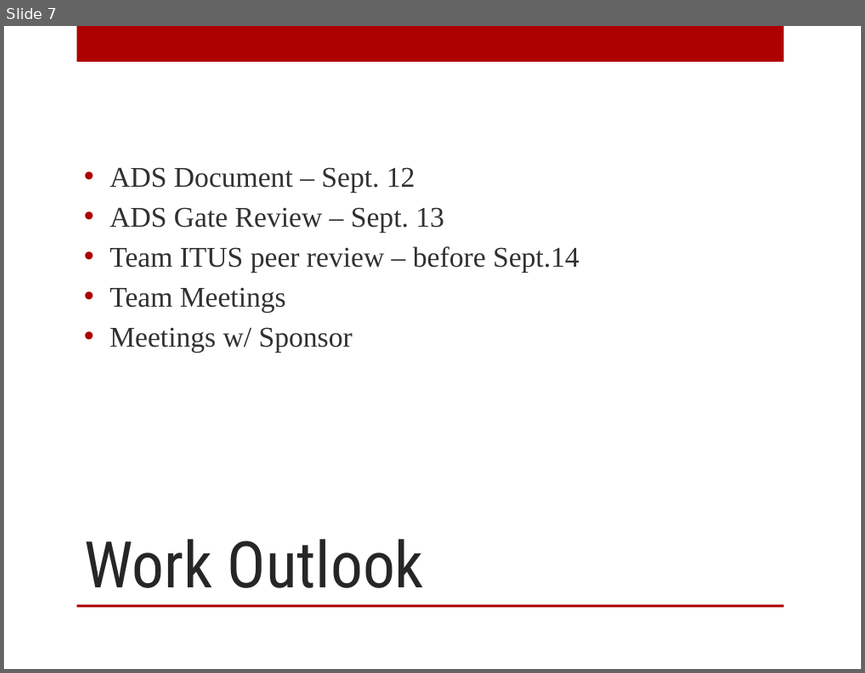
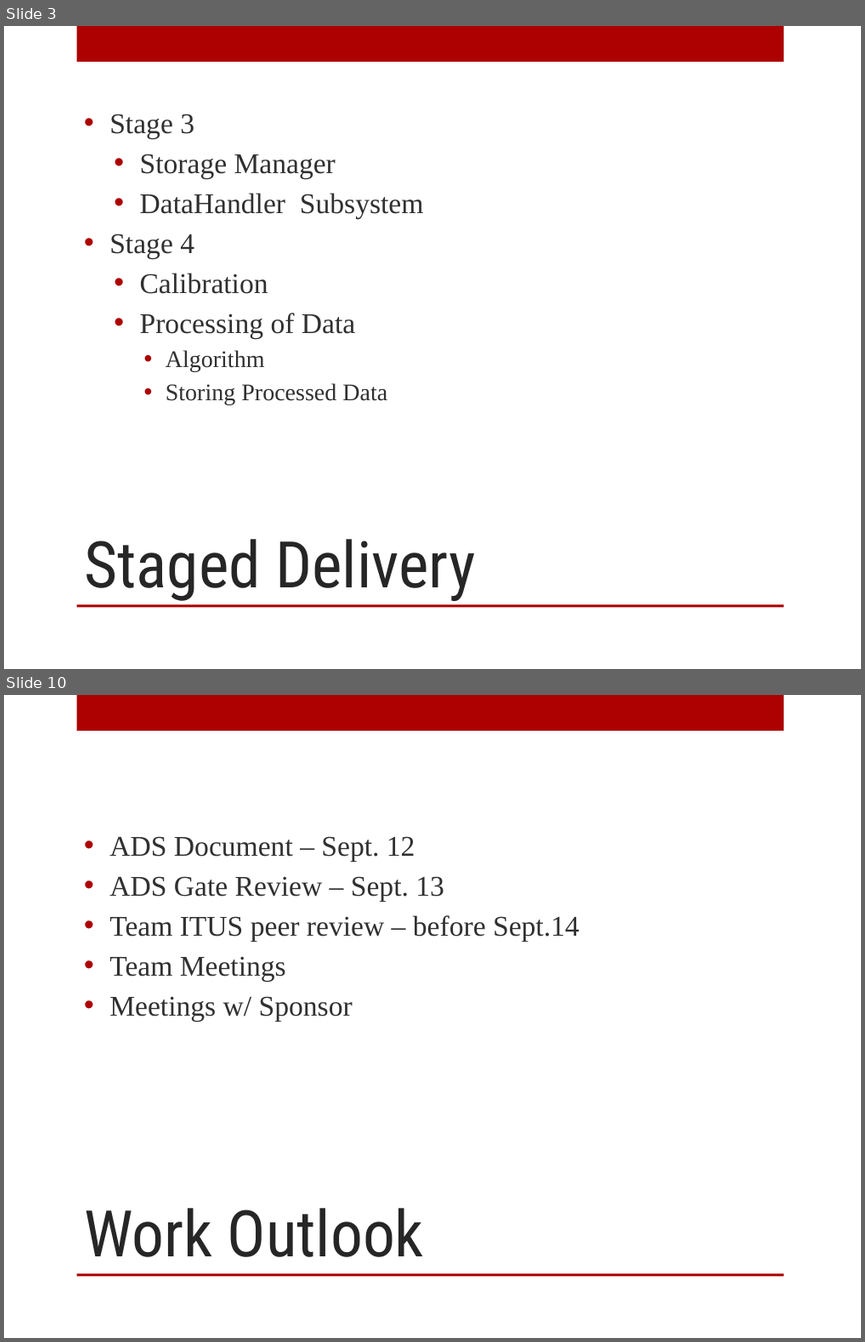
Before and after one commit to mtoledo2000/SlidingProfiler, a slide deck: Presentations/Team Status Report 9-7-12 (ADS Update).pptx. Shown one above the other, each under a label of ours: slide 7 before the commit, slides 3 and 10 after it; the slides between them are not shown. The pictures are 865x673 and 865x1342 pixels, drawn with LibreOffice and Linux fonts; fonts in the diff are those of the drawing; background and template pictures are left out. Boxes give left, top, right and bottom in pixels: in the first picture for what was removed or moved away, otherwise in the second. Text is boxed around its words. In the diff, an @@ line names an element or a change of style, - is before the commit and + after.

```diff
--- a/Presentations/Team Status Report 9-7-12 (ADS Update).pptx
+++ b/Presentations/Team Status Report 9-7-12 (ADS Update).pptx
@@ slide 3 added at (x1=4, y1=26, x2=861, y2=669), background picture (left out); not listed: 2 template elements that a slide beside it also shows @@
@@ text added at (x1=109, y1=114, x2=424, y2=405), 24 pt, text #303030 @@
+• Stage 3
+  • Storage Manager
+  • DataHandler Subsystem
+• Stage 4
+  • Calibration
+  • Processing of Data
+    • Algorithm
+    • Storing Processed Data
@@ title added at (x1=84, y1=539, x2=475, y2=601), 54 pt, text #262626 @@
+Staged Delivery
@@ what was slide 7 is now slide 10 @@
```
Also in this commit, not shown: 5 slides changed, 2 other slides added, 2 other files.
